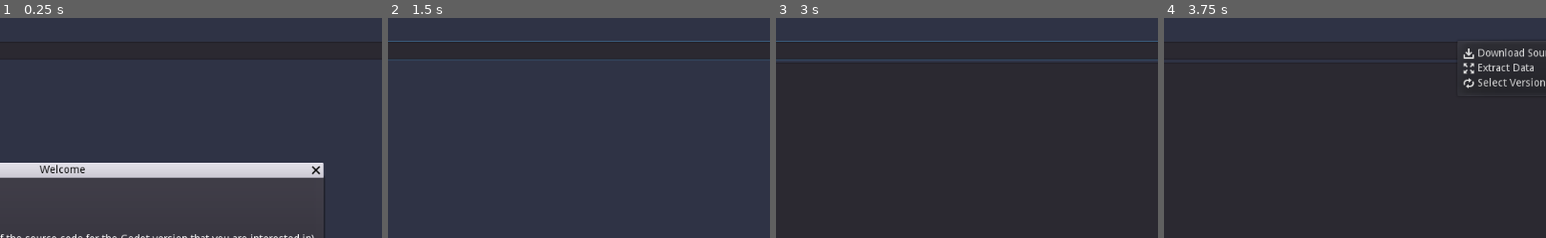
Above: before the commit, frames 1-4 (left to right).
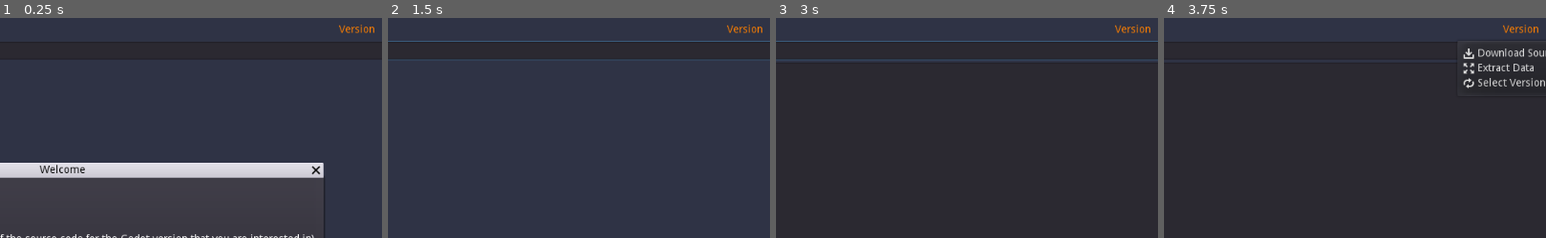
Above: after the commit, the same moments.

Repository: andrew-wilkes/gdscript-class-explorer
Game: Godot game, scene res://Main.tscn
Two runs of this game, one before a commit and one after it. Both use one fixed random seed, a clock stepped at 60 frames per second and the inputs below.
Inputs (mouse positions are % of the whole screen's width and height, from its top left):
- Up to frame 1 (0.25 s): no input
- Up to frame 2 (1.5 s): click (50, 7) at 0.52 s; type "12" at 0.6 s; click (2, 3) at 1.25 s
- Up to frame 3 (3 s): click (5, 3) at 2 s; click (8, 3) at 2.75 s
- Up to frame 4 (3.75 s): click "File" at 3.5 s
The pictures show only the part of the screen within x 42-92%, y 0-50%; the shares and areas given below are measured in that part.

The runs differ from the first frame. In frame 1, 0.2% of the frame differs, in the area x 88-98%, y 3-7%; in frame 2, 0.2%; in frame 3, 0.2%; in frame 4, 0.2%.
Error before the commit: Invalid get index 'Spatial' (on base: 'Dictionary'). (res://data.gd:75)
Error after the commit: Invalid get index 'Spatial' (on base: 'Dictionary'). (res://data.gd:78)

Commit message:
Display version number

Diff:
--- a/src/Main.gd
+++ b/src/Main.gd
@@ -59,6 +59,7 @@
 
 
 func setup_class_view():
+	$VBox/Menu/Version.text = Data.version
 	# Add buttons and build icon list
 	for cname in Data.classes.keys():
 		var button = list_button.instance()
@@ -416,6 +417,7 @@
 func _on_SelectDataFile_selected_data_file(file):
 	Data.settings.data_file = file
 	if Data.load_classes():
+		Data.settings_changed = true
 		clear_scene()
 		yield(get_tree(), "idle_frame")
 		setup_class_view()
--- a/src/Main.tscn
+++ b/src/Main.tscn
@@ -69,9 +69,17 @@
 
 [node name="sp" type="Control" parent="VBox/Menu"]
 margin_left = 160.0
+margin_right = 869.0
+margin_bottom = 24.0
+size_flags_horizontal = 3
+
+[node name="Version" type="Label" parent="VBox/Menu"]
+margin_left = 873.0
+margin_top = 5.0
 margin_right = 921.0
-margin_bottom = 24.0
-size_flags_horizontal = 3
+margin_bottom = 19.0
+custom_colors/font_color = Color( 1, 0.501961, 0, 1 )
+text = "Version"
 
 [node name="File" type="MenuButton" parent="VBox/Menu"]
 margin_left = 925.0
--- a/src/data.gd
+++ b/src/data.gd
@@ -12,6 +12,7 @@
 var icons = {}
 var object_class_name = ""
 var data_ok = false
+var version
 
 func _ready():
 	load_settings()
@@ -20,8 +21,10 @@
 
 # Add class info to dictionary
 func load_classes() -> bool:
+	version = "0"
 	var loaded = false
 	var data: PoolStringArray = get_file_content(settings.data_file).split("\n")
+	classes.clear()
 	var i = 0
 	if data.size() > 2:
 		while i < data.size():
@@ -34,7 +37,7 @@
 
 func configure():
 	regex = RegEx.new()
-	regex.compile('inherits="(\\w+)"')
+	regex.compile('(inherits|version)="([^"]+)"')
 	var keys = classes.keys()
 	keys.sort()
 	var idx = 0
@@ -78,9 +81,13 @@
 func get_inherited_class(xml: PoolByteArray):
 	var cname = ""
 	var s = xml.get_string_from_ascii()
-	var result = regex.search(s)
-	if result:
-		cname = result.get_string(1)
+	for result in regex.search_all(s):
+		var value = result.get_string(2)
+		if result.get_string(1) == "inherits":
+			cname = value
+		else:
+			if value > version:
+				version = value
 	return cname
 
 
